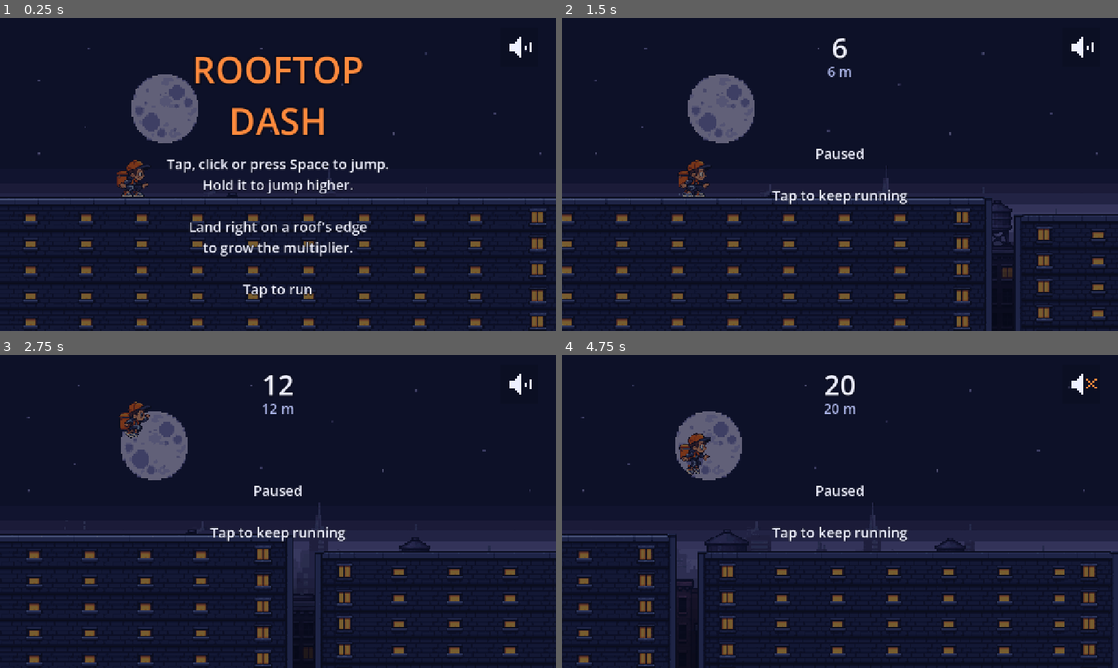
Above: before the commit, frames 1-4 (two rows, left to right).
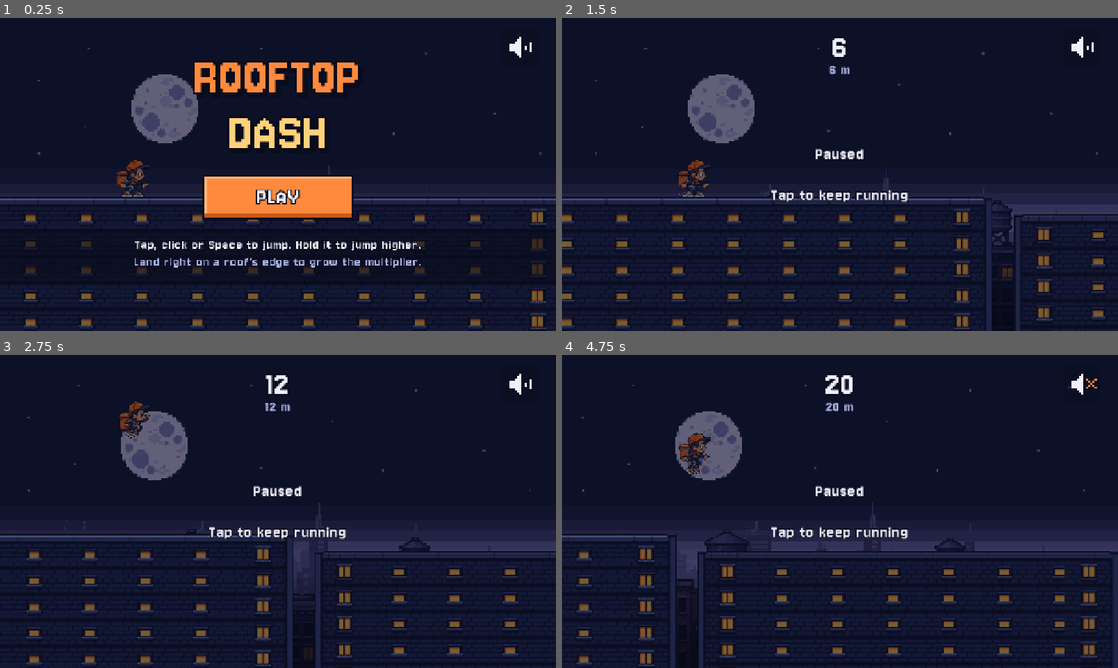
Above: after the commit, the same moments.

Repository: shvagerfm/new-week-new-game
Game: Godot game, scene res://main.tscn
Same seed, same stepped clock (60 frames per second), same inputs: the game is played once before the commit and once after it.
Inputs (mouse positions are in pixels of both pictures, inside the frame that each line leads up to):
- Up to frame 1 (0.25 s): no input
- Up to frame 2 (1.5 s): tap Space at 0.5, 0.77 s; move the mouse to (962, 158) at 0.52 s; hold Up 0.53-1.28 s; tap P at 0.6, 1.35 s; click (962, 158) at 0.67 s; move the mouse to (728, 190) at 1.27 s
- Up to frame 3 (2.75 s): tap Space at 1.52 s; move the mouse to (333, 442) at 2.02 s; hold Up from 2.03 s (still down); tap Enter at 2.1 s; tap P at 2.3 s
- Up to frame 4 (4.75 s): tap Enter at 2.75, 3.5 s; move the mouse to (812, 574) at 2.77 s; tap Keypad Enter at 2.85 s; click (812, 574) at 2.92 s; tap Space at 3.02, 3.77, 4.52 s; tap P at 3.05, 3.8, 4.55 s; move the mouse to (1006, 558) at 3.52 s; release Up at 3.53 s; tap Z at 3.6 s; tap Escape at 4.15 s; move the mouse to (673, 464) at 4.27 s; tap M at 4.35 s

The runs differ from the first frame. In frame 1, 11% of the frame differs, in the area x 4-99%, y 12-90%; in frame 2, 0.9%; in frame 3, 1.0%; in frame 4, 1.0%.

Commit message:
Rooftop Dash: title and Game Over screens
- New screens.gd draws both screens over the running city: a logo slot
  (sprites/rooftop-dash-logo.png, fitted into 800x300, with a pixel-font
  placeholder until it exists), a Play button, best score and distance,
  and how to play.
- Game Over panel: cause, score, NEW BEST! or best, distance, parcels and
  best combo, with RUN AGAIN and MENU buttons. A tap anywhere or Space
  restarts; Menu or Esc goes back to the title.
- The panel shows the score frozen at the moment of death, because the
  body keeps moving afterwards.
- All text uses Jersey 10 (OFL), a pixel font with clear digits.
- World tracks best_mult for the results.
- Store title and results screenshots updated; README gains a Screens section.

Co-Authored-By: Claude Opus 5.5 <noreply@anthropic.com>
Claude-Session: https://claude.ai/code/session_01T9hhHDPyH2DDBR6hz7GKRP

Diff:
--- a/games/2026-w48-rooftop-dash/main.gd
+++ b/games/2026-w48-rooftop-dash/main.gd
@@ -40,13 +40,19 @@
 var mult_label: Label
 var best_label: Label
 var hint_label: Label
-var title_label: Label
+var screens: Screens
+var results_shown := false
+var final_score := 0        # the run's score and distance at the moment it ended
+var final_m := 0.0
 var rotate_label: Label
 
 
 func _ready() -> void:
 	texture_filter = CanvasItem.TEXTURE_FILTER_NEAREST
 	_load()
+	screens = Screens.new()
+	screens.main = self
+	add_child(screens)
 	_build_hud()
 	music = Music.new()
 	add_child(music)
@@ -63,7 +69,7 @@
 			if _portrait() or _corner_button(event.position):
 				return
 			touches[event.index] = true
-			_on_press()
+			_on_press(event.position)
 		else:
 			touches.erase(event.index)
 	elif event is InputEventKey and not event.echo:
@@ -75,7 +81,9 @@
 		elif event.pressed and k == KEY_M:
 			_set_muted(not muted)
 		elif event.pressed and k in [KEY_ESCAPE, KEY_P]:
-			if state == State.RUN:
+			if state == State.OVER and k == KEY_ESCAPE and results_shown:
+				_to_menu()
+			elif state == State.RUN:
 				_pause()
 			elif state == State.PAUSED:
 				_resume()
@@ -118,7 +126,8 @@
 	return false
 
 
-func _on_press() -> void:
+## pos is where a tap landed; keys pass nothing and act like the main button.
+func _on_press(pos := Vector2(-1, -1)) -> void:
 	match state:
 		State.RUN:
 			tapped = true
@@ -127,9 +136,19 @@
 		State.PAUSED:
 			_resume()
 		State.OVER:
-			if over_t >= RESTART_DELAY:
+			if over_t < RESTART_DELAY:
+				return
+			if screens.button_at(pos) == "menu":
+				_to_menu()
+			else:
 				_new_world()
 				_start_run()
+
+
+func _to_menu() -> void:
+	sfx.play("click")
+	_new_world()
+	_show_title()
 
 
 # --- Screens ---------------------------------------------------------------
@@ -150,7 +169,7 @@
 	_release_all()
 	world.was_held = true  # the press that started the run isn't a jump
 	runs += 1
-	title_label.hide()
+	results_shown = false
 	hint_label.hide()
 	_set_hud_visible(true)
 	sfx.play("click")
@@ -160,15 +179,9 @@
 
 func _show_title() -> void:
 	state = State.TITLE
+	results_shown = false
 	_set_hud_visible(false)
-	title_label.show()
-	var s := "Tap, click or press Space to jump.\nHold it to jump higher.\n\nLand right on a roof's edge\nto grow the multiplier."
-	if best_score > 0:
-		s += "\n\nBest  %d   ·   %d m" % [best_score, int(best_m)]
-	s += "\n\nTap to run"
-	hint_label.text = s
-	hint_label.offset_top = 240
-	hint_label.show()
+	hint_label.hide()
 
 
 func _pause() -> void:
@@ -192,11 +205,14 @@
 	state = State.OVER
 	over_t = 0.0
 	_release_all()
+	# The body keeps tumbling after death, so freeze the numbers now.
 	var sc := world.score()
+	final_score = sc
+	final_m = world.meters()
 	if sc > best_score:
 		best_score = sc
 		new_best = true
-	best_m = maxf(best_m, world.meters())
+	best_m = maxf(best_m, final_m)
 	_save()
 	var tw := create_tween()
 	tw.tween_property(music, "pitch_scale", 0.5, 0.5)
@@ -204,17 +220,10 @@
 	tw.tween_callback(music.stop)
 
 
+## The results panel itself is drawn by screens.gd; the top HUD steps aside.
 func _show_results() -> void:
-	var why := {"fall": "Fell between the roofs", "wall": "Ran into a wall",
-		"ac": "Tripped on an air conditioner", "antenna": "Hit an antenna",
-		"wire": "Caught in a wire"}
-	var s := "%s\n\n%d m   ·   %d parcels\n\nScore  %d\n" % [why.get(world.death, ""),
-		int(world.meters()), world.parcels_taken, world.score()]
-	s += "New best!" if new_best else "Best  %d" % best_score
-	s += "\n\nTap to run again"
-	hint_label.text = s
-	hint_label.offset_top = 80
-	hint_label.show()
+	results_shown = true
+	_set_hud_visible(false)
 
 
 # --- Loop ------------------------------------------------------------------
@@ -263,7 +272,7 @@
 		_update_effects(delta)
 	if state == State.OVER:
 		over_t += delta
-		if over_t >= RESTART_DELAY and not hint_label.visible:
+		if over_t >= RESTART_DELAY and not results_shown:
 			_show_results()
 	if state == State.RUN:
 		music.set_speed(world.speed_frac())
@@ -379,7 +388,7 @@
 		var col: Color = p.col
 		col.a = a
 		draw_rect(Rect2(p.p.snapped(Vector2(4, 4)), Vector2(p.size, p.size)), col)
-	var font := ThemeDB.fallback_font
+	var font := screens.bold
 	for p in popups:
 		var col: Color = p.col
 		col.a = clampf(2.0 - p.life * 2.0, 0.0, 1.0)
@@ -637,7 +646,7 @@
 	draw_rect(Rect2(fx, fy - 96, 4, 96), Art.WIRE)
 	var wave := 4.0 if int(time * 4.0) % 2 == 0 else 0.0
 	draw_rect(Rect2(fx + 4, fy - 96, 52, 28 + wave), Art.GOLD)
-	draw_string(ThemeDB.fallback_font, Vector2(fx + 8, fy - 74), "BEST", HORIZONTAL_ALIGNMENT_LEFT, -1, 20, Color("0a0c1c"))
+	draw_string(screens.bold, Vector2(fx + 8, fy - 74), "BEST", HORIZONTAL_ALIGNMENT_LEFT, -1, 20, Color("0a0c1c"))
 
 
 func _draw_speed_lines(vp: Vector2) -> void:
@@ -685,28 +694,23 @@
 func _build_hud() -> void:
 	var layer := CanvasLayer.new()
 	add_child(layer)
-	score_label = _label(layer, 64, Art.TEXT)
+	score_label = _label(layer, 80, Art.TEXT)
 	score_label.set_anchors_and_offsets_preset(Control.PRESET_TOP_WIDE)
 	score_label.offset_top = 24
 	score_label.offset_bottom = 104
-	meters_label = _label(layer, 32, Color("aab4e8"))
+	meters_label = _label(layer, 36, Color("aab4e8"))
 	meters_label.set_anchors_and_offsets_preset(Control.PRESET_TOP_WIDE)
 	meters_label.offset_top = 100
 	meters_label.offset_bottom = 136
-	mult_label = _label(layer, 40, Art.ORANGE)
+	mult_label = _label(layer, 48, Art.ORANGE)
 	mult_label.set_anchors_and_offsets_preset(Control.PRESET_TOP_WIDE)
 	mult_label.offset_top = 136
 	mult_label.offset_bottom = 186
-	best_label = _label(layer, 30, Art.GOLD)
+	best_label = _label(layer, 34, Art.GOLD)
 	best_label.set_anchors_and_offsets_preset(Control.PRESET_TOP_WIDE)
 	best_label.offset_top = 186
 	best_label.offset_bottom = 222
-	title_label = _label(layer, 84, Art.ORANGE)
-	title_label.text = "ROOFTOP\nDASH"
-	title_label.set_anchors_and_offsets_preset(Control.PRESET_TOP_WIDE)
-	title_label.offset_top = 60
-	title_label.offset_bottom = 260
-	hint_label = _label(layer, 32, Art.TEXT)
+	hint_label = _label(layer, 40, Art.TEXT)
 	hint_label.set_anchors_and_offsets_preset(Control.PRESET_FULL_RECT)
 	hint_label.offset_top = 240
 	hint_label.offset_left = 24
@@ -722,6 +726,7 @@
 func _label(parent: Node, size: int, col: Color) -> Label:
 	var l := Label.new()
 	var ls := LabelSettings.new()
+	ls.font = screens.bold
 	ls.font_size = size
 	ls.font_color = col
 	ls.outline_size = maxi(size / 5, 6)
@@ -740,7 +745,7 @@
 	if rotate_label.visible == up:
 		return
 	rotate_label.visible = up
-	for l in [score_label, meters_label, mult_label, best_label, title_label, hint_label]:
+	for l in [score_label, meters_label, mult_label, best_label, hint_label]:
 		l.modulate.a = 0.0 if up else 1.0
 
 
--- /dev/null
+++ b/games/2026-w48-rooftop-dash/screens.gd
@@ -0,0 +1,177 @@
+class_name Screens
+extends Node2D
+## The title and game-over screens, drawn over the city that keeps running
+## behind them. main.gd owns the state; this draws it and says which button
+## a tap landed on.
+
+## Dima's logo goes here (transparent, about 800x300). Until it exists, the
+## title is set in the pixel font instead.
+const LOGO_PATH := "res://sprites/rooftop-dash-logo.png"
+const LOGO_BOX := Vector2(800, 300)
+const FONT: FontFile = preload("res://fonts/Jersey10.ttf")  # OFL, see fonts/OFL.txt
+
+const INK := Color("0a0c1c")
+const PANEL := Color("141a3e")
+const PANEL_EDGE := Color("3d56a8")
+const SOFT := Color("aab4e8")
+const BTN := Color("ff8a3d")
+const BTN_HI := Color("ffb478")
+const BTN_LO := Color("c85a1c")
+const BTN2 := Color("2a3570")
+const BTN2_HI := Color("4a5ca8")
+const BTN2_LO := Color("1a2250")
+
+const WHY := {"fall": "Fell between the roofs", "wall": "Ran into a wall",
+	"ac": "Tripped on an air conditioner", "antenna": "Hit an antenna",
+	"wire": "Caught in a wire"}
+
+var main: Node
+var bold: FontVariation
+var logo: Texture2D
+var _buttons := {}   # name -> Rect2 on screen, refreshed every draw
+
+
+func _ready() -> void:
+	bold = FontVariation.new()
+	bold.base_font = FONT
+	bold.spacing_glyph = 2
+	if ResourceLoader.exists(LOGO_PATH):
+		logo = load(LOGO_PATH)
+		# A big painted logo is scaled down, so smooth it; pixel art stays sharp.
+		if logo.get_width() > LOGO_BOX.x * 0.6:
+			texture_filter = CanvasItem.TEXTURE_FILTER_LINEAR
+
+
+## The name of the button under pos ("play", "again", "menu"), or "".
+func button_at(pos: Vector2) -> String:
+	for k in _buttons:
+		if (_buttons[k] as Rect2).grow(8).has_point(pos):
+			return k
+	return ""
+
+
+func _process(_delta: float) -> void:
+	# The results panel fades and slides in once taps can restart.
+	var k := 1.0
+	if main.state == main.State.OVER:
+		k = clampf((main.over_t - main.RESTART_DELAY) / 0.25, 0.0, 1.0)
+	modulate.a = 1.0 - pow(1.0 - k, 3.0)
+	queue_redraw()
+
+
+func _draw() -> void:
+	_buttons.clear()
+	if main._portrait():
+		return
+	var vp := get_viewport_rect().size
+	match main.state:
+		main.State.TITLE:
+			_draw_title(vp)
+		main.State.OVER:
+			var k: float = clampf((main.over_t - main.RESTART_DELAY) / 0.25, 0.0, 1.0)
+			if k > 0.0:
+				_draw_over(vp, k)
+
+
+# --- Title -----------------------------------------------------------------
+
+func _draw_title(vp: Vector2) -> void:
+	var cx := vp.x * 0.5
+	var box := Rect2(cx - LOGO_BOX.x * 0.5, 30, LOGO_BOX.x, LOGO_BOX.y)
+	if logo:
+		var s := minf(box.size.x / logo.get_width(), box.size.y / logo.get_height())
+		var size := Vector2(logo.get_width(), logo.get_height()) * s
+		draw_texture_rect(logo, Rect2(box.get_center() - size * 0.5, size), false)
+	else:
+		_text(Vector2(cx, box.position.y + 140), "ROOFTOP", 128, Art.ORANGE, 20, 8)
+		_text(Vector2(cx, box.position.y + 268), "DASH", 128, Art.GOLD, 20, 8)
+
+	var bob := roundf(sin(main.time * 3.0) * 2.0) * 2.0
+	_button("play", Rect2(cx - 170, 362 + bob, 340, 96), "PLAY", 56, true)
+
+	var y := 530.0
+	# A dark band behind the small print, so it reads over the lit facades.
+	var lines := 2 if main.best_score <= 0 else 3
+	_band(y - 46, 48.0 * lines + 30)
+	if main.best_score > 0:
+		_text(Vector2(cx, y), "BEST  %d   ·   %d m" % [main.best_score, int(main.best_m)], 40, Art.GOLD, 10)
+		y += 56
+	_text(Vector2(cx, y), "Tap, click or Space to jump. Hold it to jump higher.", 32, Art.TEXT, 8)
+	_text(Vector2(cx, y + 40), "Land right on a roof's edge to grow the multiplier.", 32, SOFT, 8)
+
+
+# --- Game over -------------------------------------------------------------
+
+func _draw_over(vp: Vector2, k: float) -> void:
+	var w: World = main.world
+	var ease := 1.0 - pow(1.0 - k, 3.0)
+	var size := Vector2(640, 500)
+	var r := Rect2(vp * 0.5 - size * 0.5 + Vector2(0, (1.0 - ease) * 40.0 - 10.0), size)
+	r.position = r.position.round()
+	_panel(r)
+	var cx := r.get_center().x
+	var y := r.position.y
+
+	_text(Vector2(cx, y + 64), WHY.get(w.death, "Run over").to_upper(), 40, Art.ORANGE, 8)
+	_text(Vector2(cx, y + 172), str(main.final_score), 112, Art.TEXT, 14)
+	if main.new_best:
+		var on := fmod(main.time, 0.8) < 0.55
+		_text(Vector2(cx, y + 226), "NEW BEST!", 40, Art.GOLD if on else Art.ORANGE, 10)
+	else:
+		_text(Vector2(cx, y + 226), "BEST  %d" % main.best_score, 36, SOFT, 8)
+
+	draw_rect(Rect2(r.position.x + 40, y + 256, r.size.x - 80, 4), PANEL_EDGE)
+	var stats := [["%d m" % int(main.final_m), "distance"], [str(w.parcels_taken), "parcels"],
+		["x%d" % w.best_mult, "best combo"]]
+	for i in stats.size():
+		var sx := r.position.x + r.size.x * (i + 0.5) / stats.size()
+		_text(Vector2(sx, y + 314), stats[i][0], 44, Art.TEXT, 10)
+		_text(Vector2(sx, y + 348), stats[i][1], 28, SOFT, 6)
+
+	_button("again", Rect2(r.position.x + 40, y + 384, 360, 84), "RUN AGAIN", 44, true)
+	_button("menu", Rect2(r.position.x + 420, y + 384, 180, 84), "MENU", 40, false)
+	_band(r.end.y + 20, 48)
+	_text(Vector2(cx, r.end.y + 52), "Tap or Space to run again   ·   Esc for the menu", 30, SOFT, 6)
+
+
+# --- Pieces ----------------------------------------------------------------
+
+## Text centred on x with its baseline at y, with a dark outline and an
+## optional drop shadow.
+func _text(at: Vector2, s: String, size: int, col: Color, outline := 8, shadow := 0) -> void:
+	var tw := bold.get_string_size(s, HORIZONTAL_ALIGNMENT_LEFT, -1, size).x
+	var p := Vector2(roundf(at.x - tw * 0.5), roundf(at.y))
+	if shadow > 0:
+		draw_string_outline(bold, p + Vector2(shadow, shadow), s, HORIZONTAL_ALIGNMENT_LEFT, -1, size, outline, INK)
+		draw_string(bold, p + Vector2(shadow, shadow), s, HORIZONTAL_ALIGNMENT_LEFT, -1, size, INK)
+	draw_string_outline(bold, p, s, HORIZONTAL_ALIGNMENT_LEFT, -1, size, outline, INK)
+	draw_string(bold, p, s, HORIZONTAL_ALIGNMENT_LEFT, -1, size, col)
+
+
+func _band(y: float, h: float) -> void:
+	draw_rect(Rect2(0, y, get_viewport_rect().size.x, h), Color(INK, 0.6))
+
+
+## A dark panel with a pixel border and an orange bar on top.
+func _panel(r: Rect2) -> void:
+	draw_rect(Rect2(r.position + Vector2(10, 10), r.size), Color(0, 0, 0, 0.35))
+	draw_rect(r.grow(4), INK)
+	draw_rect(r, Color(PANEL, 0.96))
+	draw_rect(r, PANEL_EDGE, false, 4.0)
+	draw_rect(Rect2(r.position, Vector2(r.size.x, 10)), Art.ORANGE)
+	draw_rect(Rect2(r.position + Vector2(0, 10), Vector2(r.size.x, 4)), BTN_LO)
+
+
+## A chunky pixel button: outline, face, light top edge and dark lip below.
+func _button(id: String, r: Rect2, label: String, size: int, primary: bool) -> void:
+	_buttons[id] = r
+	var face := BTN if primary else BTN2
+	var hi := BTN_HI if primary else BTN2_HI
+	var lo := BTN_LO if primary else BTN2_LO
+	draw_rect(r.grow(4), INK)
+	draw_rect(r, lo)
+	draw_rect(Rect2(r.position, r.size - Vector2(0, 10)), face)
+	draw_rect(Rect2(r.position, Vector2(r.size.x, 6)), hi)
+	draw_rect(Rect2(r.position, Vector2(6, r.size.y - 10)), hi)
+	# Capitals are about 0.7 of the size tall, so this centres them on the face.
+	_text(Vector2(r.get_center().x, r.position.y + (r.size.y - 10) * 0.5 + size * 0.35), label, size, Art.TEXT, 10)
--- a/games/2026-w48-rooftop-dash/tests/shots.gd
+++ b/games/2026-w48-rooftop-dash/tests/shots.gd
@@ -50,6 +50,9 @@
 		if main.state == main.State.OVER:
 			await _wait(1.0)
 			await _shot("%02d-over" % i)
+			main._to_menu()
+			await _wait(0.5)
+			await _shot("%02d-title-with-best" % (i + 1))
 			break
 	quit()
 
--- a/games/2026-w48-rooftop-dash/world.gd
+++ b/games/2026-w48-rooftop-dash/world.gd
@@ -67,6 +67,7 @@
 var bonus := 0
 var combo := 0            # edge landings in a row; the multiplier is combo + 1
 var parcels_taken := 0
+var best_mult := 1        # the highest multiplier reached this run
 var last_roof := -1
 var ref_y := 0.0          # top of the last roof stood on, for falling out
 
@@ -272,6 +273,7 @@
 			if off <= EDGE_ZONE:
 				combo = mini(combo + 1, MAX_MULT - 1)
 				bonus += EDGE_POINTS * multiplier()
+				best_mult = maxi(best_mult, multiplier())
 				ev.append({"type": "edge", "mult": multiplier(), "x": best.x0, "y": best.y})
 			elif combo > 0:
 				combo = 0
@@ -457,6 +459,6 @@
 			w.ground = s
 	for k in ["next_id", "x", "y", "vy", "grounded", "air_t", "jumped", "buffer_t", "hold_t",
 			"hold_jump", "was_held", "alive", "death", "dead_vx", "started", "t", "start_x",
-			"bonus", "combo", "parcels_taken", "last_roof", "ref_y"]:
+			"bonus", "combo", "best_mult", "parcels_taken", "last_roof", "ref_y"]:
 		w.set(k, get(k))
 	return w
Binary file added: games/2026-w48-rooftop-dash/fonts/Jersey10.ttf
Not shown, added: games/2026-w48-rooftop-dash/fonts/Jersey10.ttf.import
Not shown, added: games/2026-w48-rooftop-dash/fonts/OFL.txt
Not shown, added: games/2026-w48-rooftop-dash/fonts/PixelifySans.ttf.import
Not shown, added: games/2026-w48-rooftop-dash/screens.gd.uid
Binary file changed: games/2026-w48-rooftop-dash/store/screenshots/results.png
Binary file changed: games/2026-w48-rooftop-dash/store/screenshots/title.png
